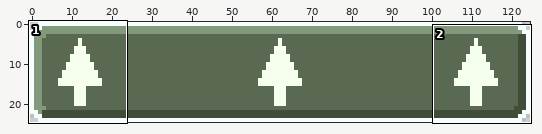
One commit to this pixel-art file: Images/ControlPlatforms/space.aseprite. Above: a wide view before the commit, with the close-up outlined.
Close-up. Before the edit:
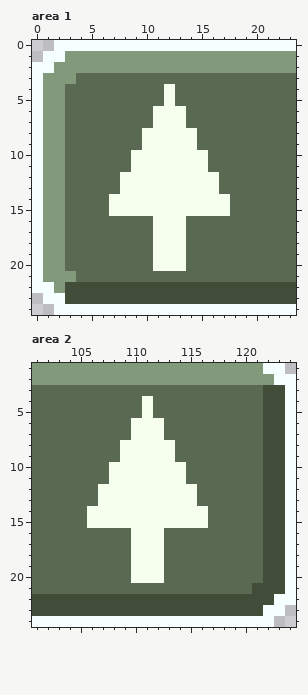
125x25 pixels, 1 frame. Shown: area 1: x 0..23, y 0..24; area 2: x 101..124, y 1..24. The commit also changed other parts of the picture, which this record leaves out.
Once edited:
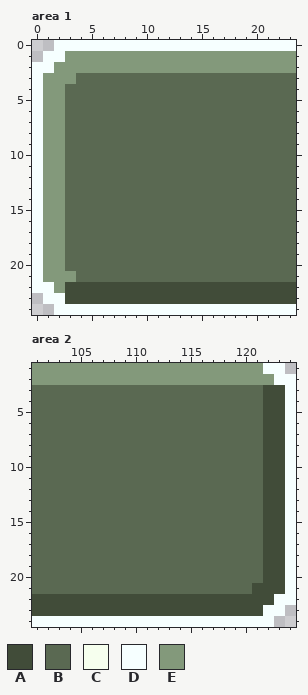
Palette (. is transparent): A #414c39  B #5a6952  C #f6ffee  D #f6ffff  E #83997b
Changes in this commit:
layer "arrowUp" removed
layer "arrowUp #2" removed
--- area 1
@@ x 5..19 @@
  3 BBBBBBBBBBBBBBB
- 4 BBBBBBBCBBBBBBB
- 5 BBBBBBBCBBBBBBB
- 6 BBBBBBCCCBBBBBB
- 7 BBBBBBCCCBBBBBB
- 8 BBBBBCCCCCBBBBB
- 9 BBBBBCCCCCBBBBB
-10 BBBBCCCCCCCBBBB
-11 BBBBCCCCCCCBBBB
-12 BBBCCCCCCCCCBBB
-13 BBBCCCCCCCCCBBB
-14 BBCCCCCCCCCCCBB
-15 BBCCCCCCCCCCCBB
-16 BBBBBBCCCBBBBBB
-17 BBBBBBCCCBBBBBB
-18 BBBBBBCCCBBBBBB
-19 BBBBBBCCCBBBBBB
-20 BBBBBBCCCBBBBBB
+ 4 BBBBBBBBBBBBBBB
+ 5 BBBBBBBBBBBBBBB
+ 6 BBBBBBBBBBBBBBB
+ 7 BBBBBBBBBBBBBBB
+ 8 BBBBBBBBBBBBBBB
+ 9 BBBBBBBBBBBBBBB
+10 BBBBBBBBBBBBBBB
+11 BBBBBBBBBBBBBBB
+12 BBBBBBBBBBBBBBB
+13 BBBBBBBBBBBBBBB
+14 BBBBBBBBBBBBBBB
+15 BBBBBBBBBBBBBBB
+16 BBBBBBBBBBBBBBB
+17 BBBBBBBBBBBBBBB
+18 BBBBBBBBBBBBBBB
+19 BBBBBBBBBBBBBBB
+20 BBBBBBBBBBBBBBB
 21 BBBBBBBBBBBBBBB
--- area 2
@@ x 104..118 @@
  3 BBBBBBBBBBBBBBB
- 4 BBBBBBBCBBBBBBB
- 5 BBBBBBBCBBBBBBB
- 6 BBBBBBCCCBBBBBB
- 7 BBBBBBCCCBBBBBB
- 8 BBBBBCCCCCBBBBB
- 9 BBBBBCCCCCBBBBB
-10 BBBBCCCCCCCBBBB
-11 BBBBCCCCCCCBBBB
-12 BBBCCCCCCCCCBBB
-13 BBBCCCCCCCCCBBB
-14 BBCCCCCCCCCCCBB
-15 BBCCCCCCCCCCCBB
-16 BBBBBBCCCBBBBBB
-17 BBBBBBCCCBBBBBB
-18 BBBBBBCCCBBBBBB
-19 BBBBBBCCCBBBBBB
-20 BBBBBBCCCBBBBBB
+ 4 BBBBBBBBBBBBBBB
+ 5 BBBBBBBBBBBBBBB
+ 6 BBBBBBBBBBBBBBB
+ 7 BBBBBBBBBBBBBBB
+ 8 BBBBBBBBBBBBBBB
+ 9 BBBBBBBBBBBBBBB
+10 BBBBBBBBBBBBBBB
+11 BBBBBBBBBBBBBBB
+12 BBBBBBBBBBBBBBB
+13 BBBBBBBBBBBBBBB
+14 BBBBBBBBBBBBBBB
+15 BBBBBBBBBBBBBBB
+16 BBBBBBBBBBBBBBB
+17 BBBBBBBBBBBBBBB
+18 BBBBBBBBBBBBBBB
+19 BBBBBBBBBBBBBBB
+20 BBBBBBBBBBBBBBB
 21 BBBBBBBBBBBBBBB
Pixel boxes of the changes (left, top, right, bottom) in both close-ups:
changed: (109, 84, 230, 271)
changed: (87, 396, 208, 583)
